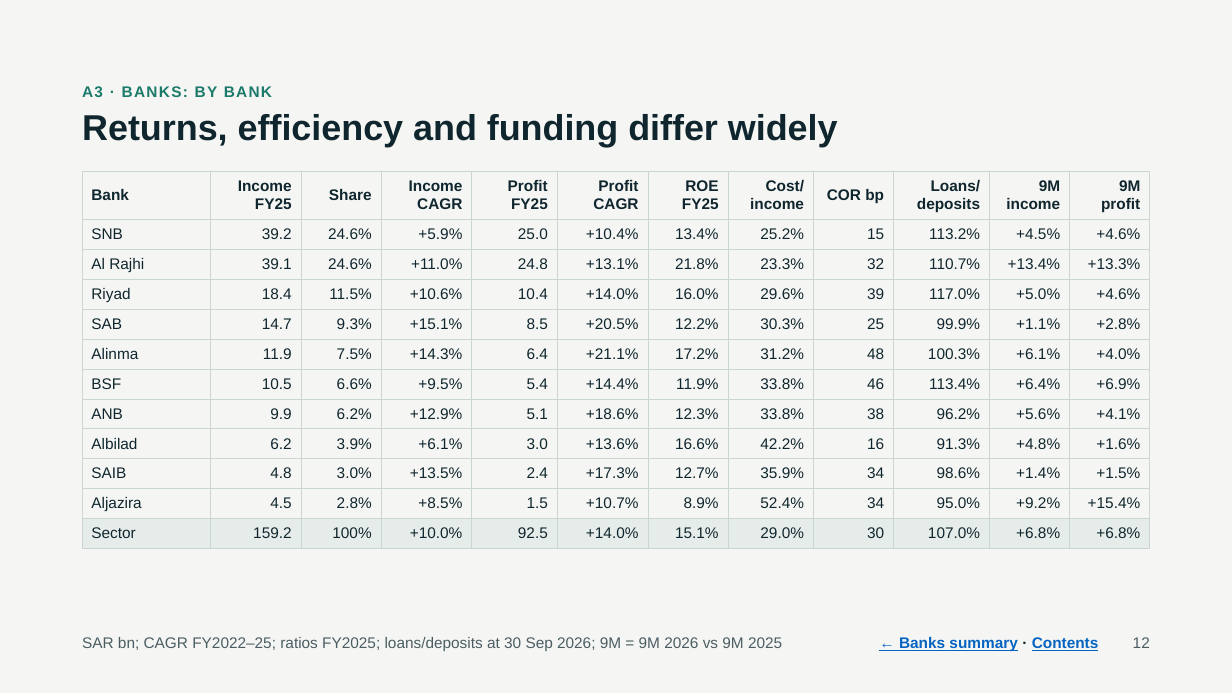
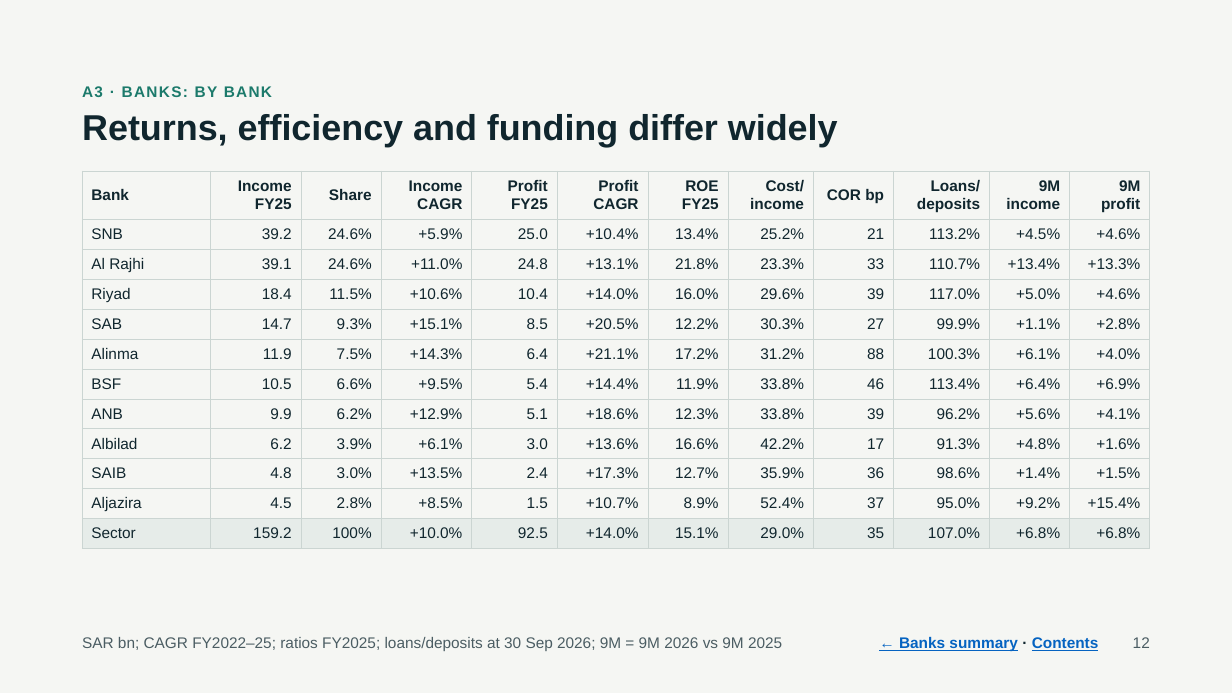
Before and after one commit to KhalidAba94/Test, a slide deck: slide 12 of sector-analysis/output/Energy_Banks_Pilot_Review.pptx. Drawn at 1232x693 pixels with LibreOffice and Linux fonts; fonts in the diff are those of the drawing. Boxes give left, top, right and bottom in pixels: in the first picture for what was removed or moved away, otherwise in the second. Text is boxed around its words. In the diff, an @@ line names an element or a change of style, - is before the commit and + after.

```diff
--- a/sector-analysis/output/Energy_Banks_Pilot_Review.pptx
+++ b/sector-analysis/output/Energy_Banks_Pilot_Review.pptx
@@ table at box(82, 171, 1151, 542) @@
-row 2, column 9: 15
+row 2, column 9: 21
-row 3, column 9: 32
+row 3, column 9: 33
-row 5, column 9: 25
+row 5, column 9: 27
-row 6, column 9: 48
+row 6, column 9: 88
-row 8, column 9: 38
+row 8, column 9: 39
-row 9, column 9: 16
+row 9, column 9: 17
-row 10, column 9: 34
+row 10, column 9: 36
-row 11, column 9: 34
+row 11, column 9: 37
-row 12, column 9: 30
+row 12, column 9: 35
```
Also in this commit, not shown: 9 other slides changed, 45 other files.
